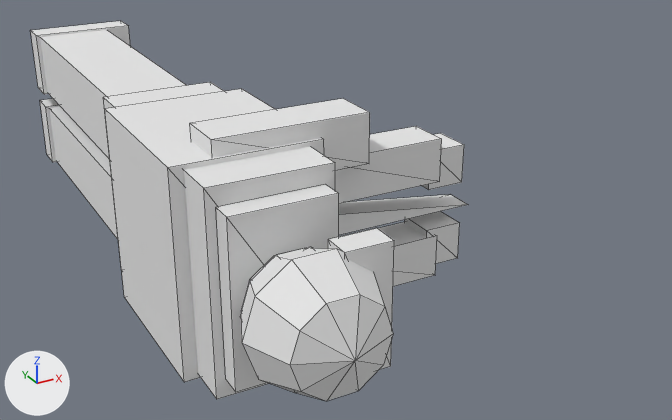
The OBJ model data/map/meshes/soldier.obj: old version first, new version second.
The view is the same before and after, from a 50 mm lens placed at (-65.0, -291.0, 84.0), pointed at (43.0, -93.0, -15.0). The axes (+X, +Y, +Z) are drawn at lower left. The lights are the same throughout. The older version comes first. Mesh edges are drawn as thin lines. Where no turn or scale is listed for an object, it has been applied to the vertices. Vertices at exactly the same position are counted once.

Names of what the first picture shows: 'soldier'.
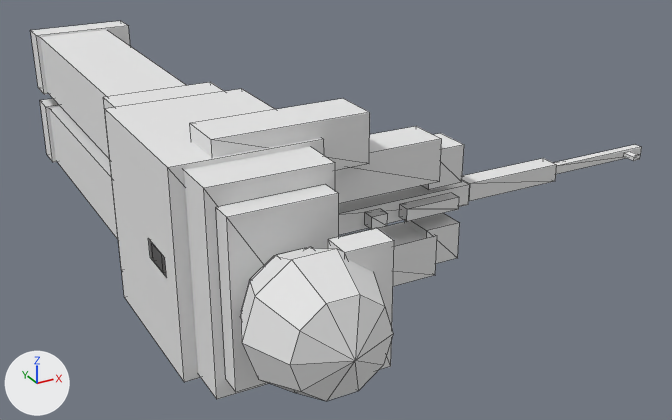
What the commit changed:
Material 'M_Metal' (mat_m_metal) is new.
Its base color is (0.8, 0.8, 0.8) (white #e7e7e7).
Its roughness is 1.0.
me_soldier is used by ob_soldier; location (0.0, 0.0, 0.0).
Verts and faces of me_soldier; kept vertices keep their numbers, new ones are numbered from 192.
Before the commit, vertices of me_soldier: 187 (58.0, -124.0, -2.0) at pixel (450, 194), 188 (58.0, -130.0, -2.0) at pixel (468, 204), 190 (22.0, -124.0, 3.0), 191 (22.0, -130.0, 3.0).
me_soldier had 192 vertices, 207 faces and spanned x -16.0..58.0, y -178.0..0.0, z -26.0..27.0.
me_soldier now has 266 vertices, 282 faces and spans x -16.0..115.0, y -178.0..0.0, z -26.0..27.0.
me_soldier part 1: a new loose piece, a box spanning x 59.0..85.0, y -129.5..-124.5, z -2.2..2.2, in mat_m_gunblack (white #e7e7e7).
me_soldier part 2: a new loose piece, a box spanning x -16.0..12.0, y -130.0..-124.0, z -2.0..2.0, in mat_m_gunblack (white #e7e7e7).
me_soldier part 3: a new loose piece, a box spanning x -16.0..-12.0, y -132.0..-122.0, z -2.2..2.2, in mat_m_gunblack (white #e7e7e7).
me_soldier part 4: a new loose piece, a box spanning x 30.0..34.0, y -133.5..-130.5, z -1.5..1.5, in mat_m_gunblack (white #e7e7e7).
me_soldier part 5: a new loose piece, a box spanning x 109.0..111.0, y -131.6..-128.1, z -0.5..0.5, in mat_m_gunblack (white #e7e7e7).
me_soldier part 6: a new loose piece, a box spanning x 85.0..115.0, y -128.1..-125.9, z -1.1..1.1, in mat_m_metal (white #e7e7e7).
me_soldier part 7: a new loose piece, a box spanning x 39.0..53.0, y -133.5..-130.5, z -1.5..1.5, in mat_m_metal (white #e7e7e7).
Part 8, on me_soldier:
Faces deleted: (187, 190, 191, 188).
New vertex 192 is at (58.0, -124.0, 3.0).
New vertex 193 is at (58.0, -130.0, 3.0), pixel (469, 184).
New faces: (187, 192, 193, 188), (190, 191, 193, 192), (188, 193, 191), (187, 190, 192) (mat_m_gunblack (white #e7e7e7)).
Other edits to the shape of me_soldier do not show in these pictures.
me_soldier gains material mat_m_metal (white #e7e7e7).

Where the change shows, as pixel boxes (x1, y1, x2, y2) in the pictures (672 x 420 px):
'soldier', reshaped (40% wider)
    before: (30, 21, 468, 401)
    after: (30, 21, 642, 401)
part 1 of me_soldier, added
    after: (462, 158, 557, 201)
part 2 of me_soldier, added
    after: (152, 245, 163, 269)
part 3 of me_soldier, added
    after: (148, 238, 167, 278)
part 4 of me_soldier, added
    after: (365, 209, 388, 229)
part 5 of me_soldier, added
    after: (624, 152, 640, 161)
part 6 of me_soldier, added
    after: (554, 144, 642, 174)
part 7 of me_soldier, added
    after: (399, 193, 459, 221)
part 8 of me_soldier, built on
    before: (339, 195, 468, 215)
    after: (339, 181, 470, 215)
